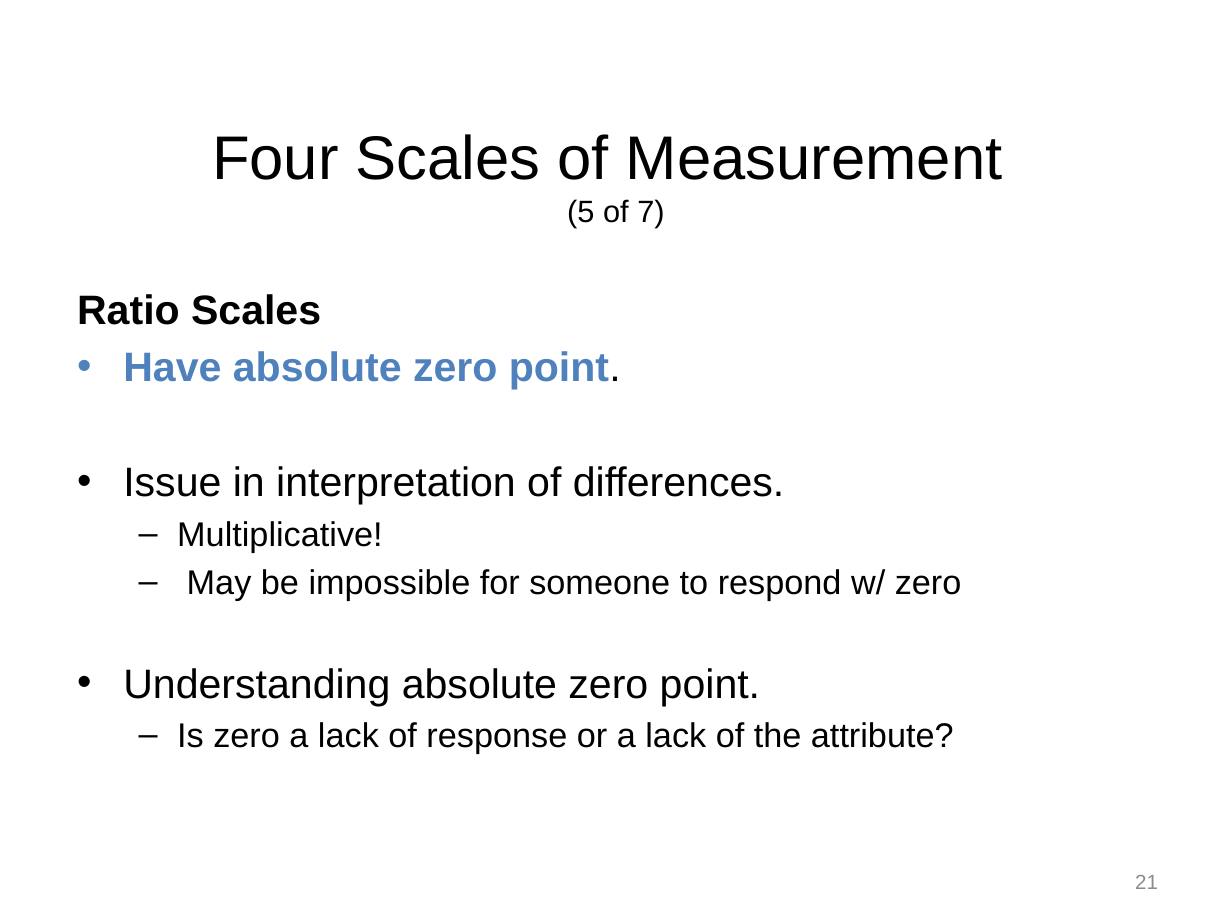
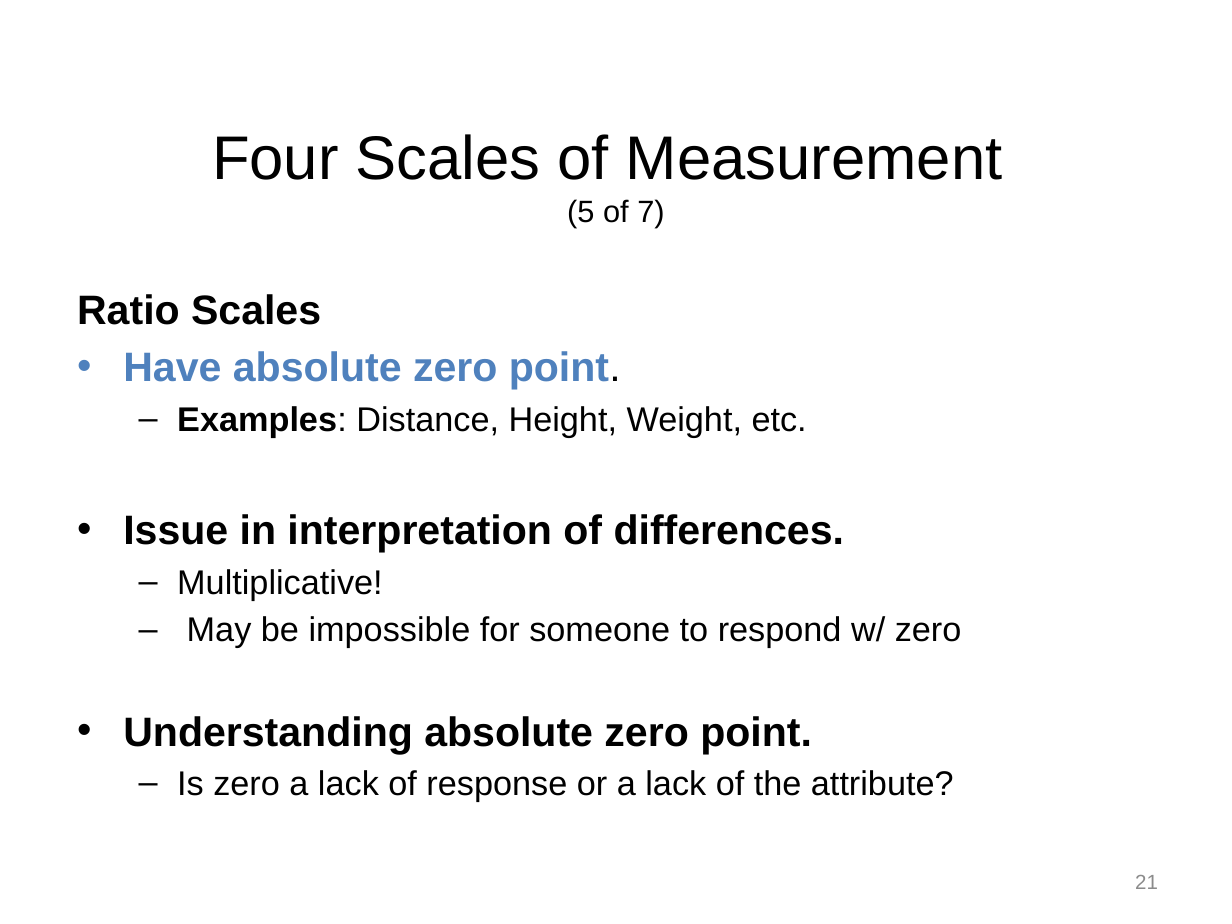
Before and after one commit to npm27/Teaching-Materials, a slide deck: slide 21 of Tests and Eval/Slides/2 Chapter 2.pptx. Drawn at 1232x924 pixels with LibreOffice and Linux fonts; fonts in the diff are those of the drawing. Boxes give left, top, right and bottom in pixels: in the first picture for what was removed or moved away, otherwise in the second. Text is boxed around its words. In the diff, an @@ line names an element or a change of style, - is before the commit and + after.

```diff
--- a/Tests and Eval/Slides/2 Chapter 2.pptx
+++ b/Tests and Eval/Slides/2 Chapter 2.pptx
@@ text at box(177, 406, 807, 437): paragraph added @@
+  – Examples: Distance, Height, Weight, etc.
@@ text at box(123, 514, 844, 754): bold on in "Issue in interpretation of differences.", "Understanding absolute zero point." @@
```
Also in this commit, not shown: 10 other slides changed, 1 other file.
